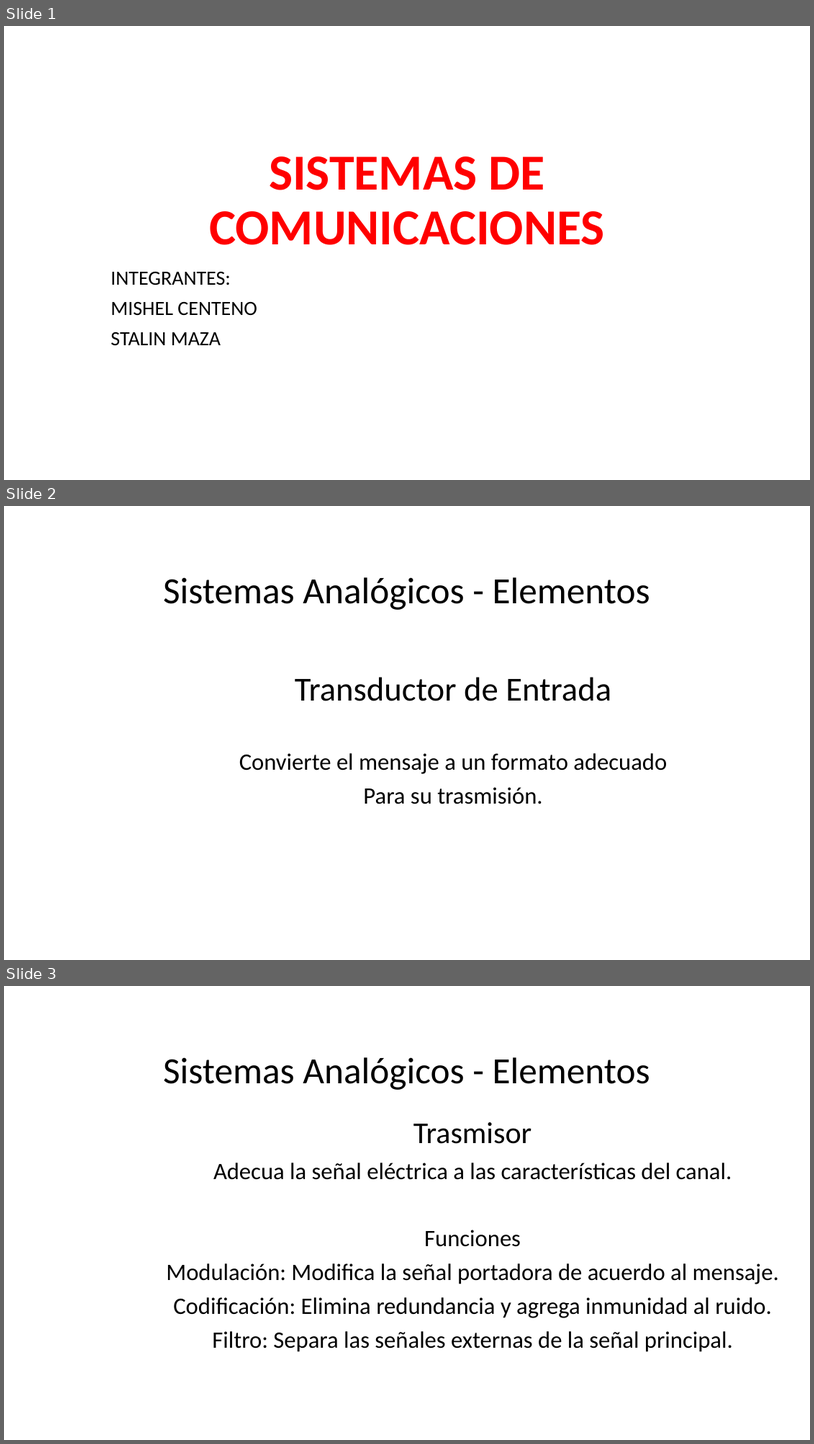
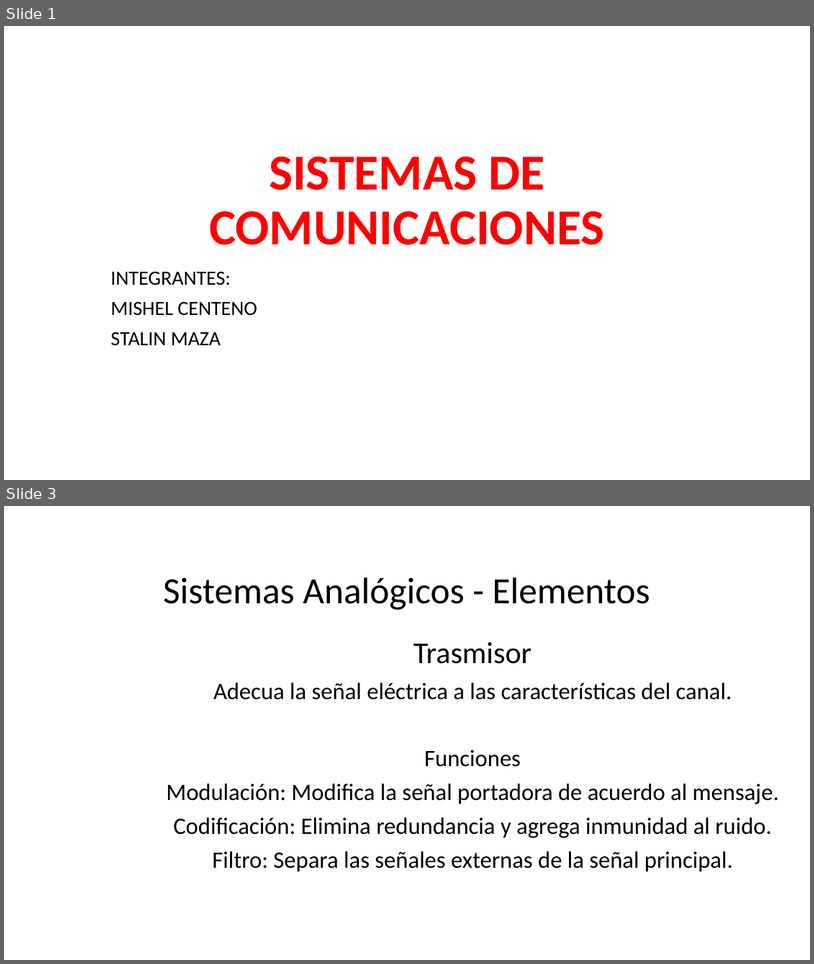
Before and after one commit to StalinMazaEpn/Proyecto_Comunicaciones, a slide deck: expo_comu.pptx. Shown one above the other, each under a label of ours: slides 1, 2 and 3 before the commit, slides 1 and 3 after it; the slides between them are not shown. The pictures are 814x1444 and 814x964 pixels, drawn with LibreOffice and Linux fonts; fonts in the diff are those of the drawing; background and template pictures are left out. Boxes give left, top, right and bottom in pixels: in the first picture for what was removed or moved away, otherwise in the second. Text is boxed around its words. In the diff, an @@ line names an element or a change of style, - is before the commit and + after.

```diff
--- a/expo_comu.pptx
+++ b/expo_comu.pptx
@@ slide 2 removed at (4, 506, 810, 960), background picture (left out) @@
@@ title removed at (163, 577, 651, 610) @@
-Sistemas Analógicos - Elementos
@@ text removed at (239, 677, 667, 804) @@
-Transductor de Entrada
-Convierte el mensaje a un formato adecuado
-Para su trasmisión.
```
Also in this commit, not shown: 1 slide added.
